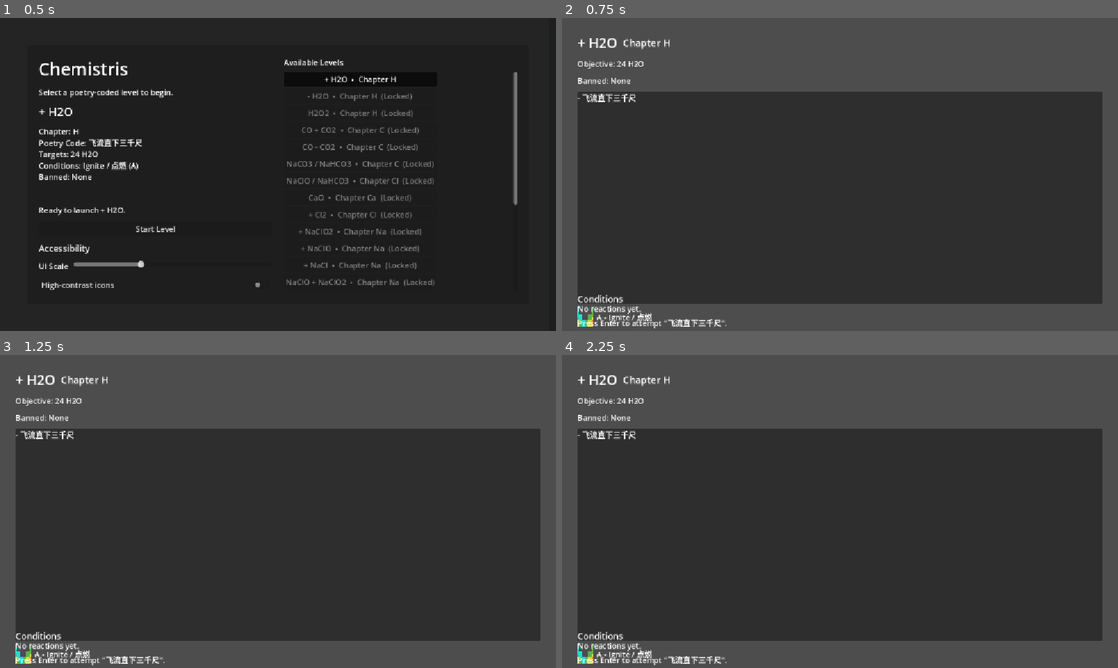
Above: before the commit, frames 1-4 (two rows, left to right).
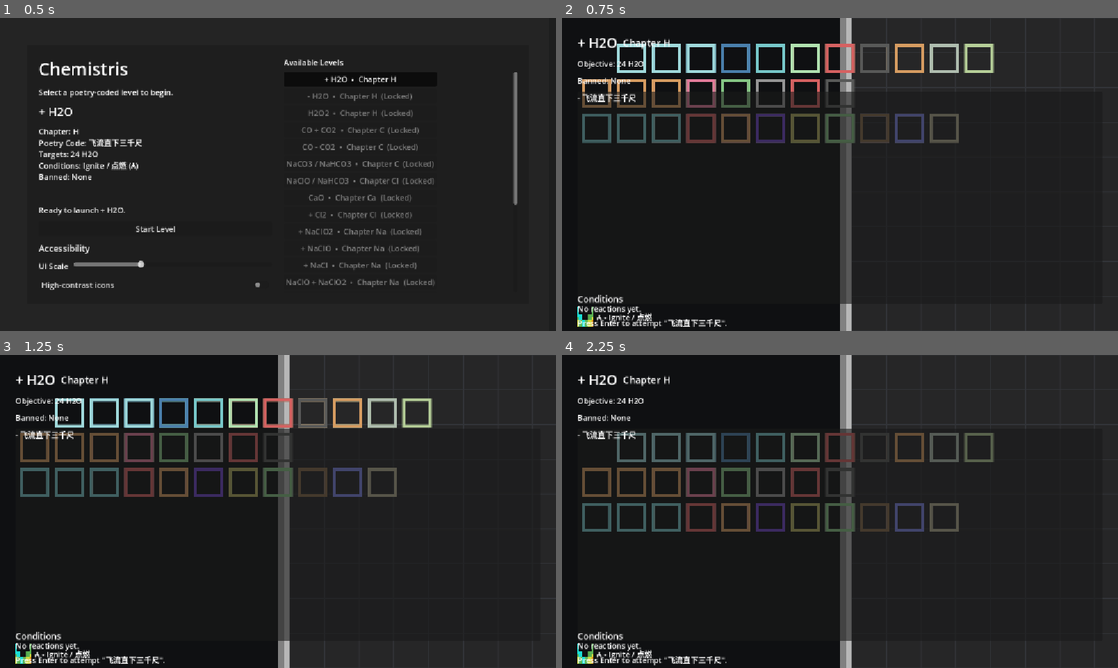
Above: after the commit, the same moments.

Repository: notlsd/chemistris
Game: Godot game, scene res://scenes/MainMenu.tscn
The game is run twice, just before and just after one commit, with the same random seed, the same clock (stepped at 60 frames per second) and the same inputs.
Inputs:
- Up to frame 1 (0.5 s): no input
- Up to frame 2 (0.75 s): click "Start Level" at 0.5 s
- Up to frame 3 (1.25 s): no input
- Up to frame 4 (2.25 s): tap Enter at 1.25, 2 s

Frame 1 is identical in both runs. In frame 2, 68% of the frame differs, in the area x 0-100%, y 0-100%; in frame 3, 68%; in frame 4, 69%.

Commit message:
feat: Add sprite rendering for level background, molecules, and conditions (v0.5.4)
Implements visual sprite rendering for core game entities, bringing the
Godot version closer to visual parity with the GameMaker original.

**Level Scene** (scenes/Level.tscn):
- Added background sprite using spr_background_level.png
- Positioned at origin with centered=false for proper alignment
- Provides visual context for the game board

**Molecule Scene** (scenes/Molecule.tscn):
- Added default molecule tileset sprite (spr_tileset_mole.png)
- Set centered=false for grid alignment consistency
- Provides visual representation for molecule instances
- Note: Individual molecule sprites will be set dynamically based on type

**Condition Script** (scripts/scene/condition.gd):
- Added SPRITE_MAP constant mapping condition symbols to sprite assets
- Implemented _apply_texture() to dynamically assign sprites based on type
- Maps Unicode symbols (₳, ₼, ¤, ₪, ¥, ₩) to their visual representations
- Sprite loading in _ready() with null-safety checks
- Centered=false for consistent grid positioning

**Visual Assets Used:**
- spr_background_level.png: Level background
- spr_tileset_mole.png: Default molecule appearance
- Condition sprites: spr_heat, spr_fire, spr_light, spr_elec, spr_HT, spr_HTHP

**Technical Details:**
- All sprites use centered=false for pixel-perfect grid alignment
- Condition sprites loaded via preload() for performance
- Fallback handling for unknown condition types
- Maintains consistency with GridHelper's 72px cell size

This improves visual feedback and brings the game closer to the
GameMaker version's appearance while maintaining code structure.

🤖 Generated with [Claude Code](https://claude.com/claude-code)

Co-Authored-By: Claude <noreply@anthropic.com>

Diff:
--- a/scenes/Level.tscn
+++ b/scenes/Level.tscn
@@ -1,9 +1,14 @@
-[gd_scene load_steps=3 format=3]
+[gd_scene load_steps=4 format=3]
 
 [ext_resource type="Script" path="res://scripts/scene/level.gd" id="1"]
+[ext_resource type="Texture2D" path="res://assets/sprites/spr_background_level/spr_background_level.png" id="2"]
 
 [node name="Level" type="Node2D"]
 script = ExtResource("1")
+
+[node name="Background" type="Sprite2D" parent="."]
+texture = ExtResource("2")
+centered = false
 
 [node name="GridRoot" type="Node2D" parent="."]
 
--- a/scenes/Molecule.tscn
+++ b/scenes/Molecule.tscn
@@ -1,6 +1,7 @@
-[gd_scene load_steps=3 format=3]
+[gd_scene load_steps=4 format=3]
 
 [ext_resource type="Script" path="res://scripts/scene/molecule.gd" id="1"]
+[ext_resource type="Texture2D" path="res://assets/sprites/spr_tileset_mole/spr_tileset_mole.png" id="2"]
 
 [node name="Molecule" type="Node2D"]
 script = ExtResource("1")
@@ -8,7 +9,8 @@
 [node name="SpriteRoot" type="Node2D" parent="Molecule"]
 
 [node name="MoleculeSprite" type="Sprite2D" parent="Molecule/SpriteRoot"]
-texture = null
+texture = ExtResource("2")
+centered = false
 
 [node name="AtomSpriteLayer" type="Node2D" parent="Molecule/SpriteRoot"]
 
--- a/scripts/scene/condition.gd
+++ b/scripts/scene/condition.gd
@@ -1,9 +1,32 @@
 extends Node2D
 class_name ChemistrisCondition
+
+const SPRITE_MAP := {
+	"₳": preload("res://assets/sprites/spr_heat/spr_heat_00.png"),
+	"₼": preload("res://assets/sprites/spr_fire/spr_fire_00.png"),
+	"¤": preload("res://assets/sprites/spr_light/spr_light_00.png"),
+	"₪": preload("res://assets/sprites/spr_elec/spr_elec_00.png"),
+	"¥": preload("res://assets/sprites/spr_HT/spr_HT_00.png"),
+	"₩": preload("res://assets/sprites/spr_HTHP/spr_HTHP.png"),
+}
 
 @export var condition_type := ""
 @export var grid_position := Vector2i.ZERO
 
+@onready var sprite: Sprite2D = $Sprite
+
 func _ready() -> void:
 	if condition_type == "":
 		push_warning("Condition: condition_type not set; assign during spawn.")
+		return
+	_apply_texture()
+
+func _apply_texture() -> void:
+	if sprite == null:
+		return
+	var texture: Texture2D = SPRITE_MAP.get(condition_type, null)
+	if texture == null:
+		sprite.texture = null
+		return
+	sprite.texture = texture
+	sprite.centered = false
